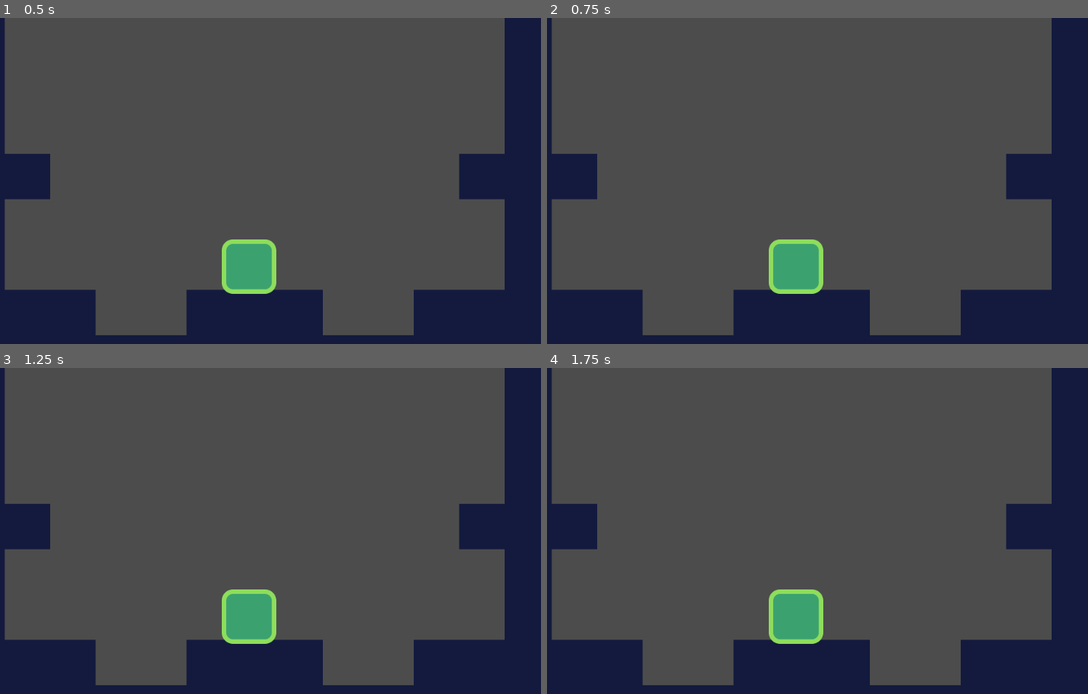
Above: before the commit, frames 1-4 (two rows, left to right).
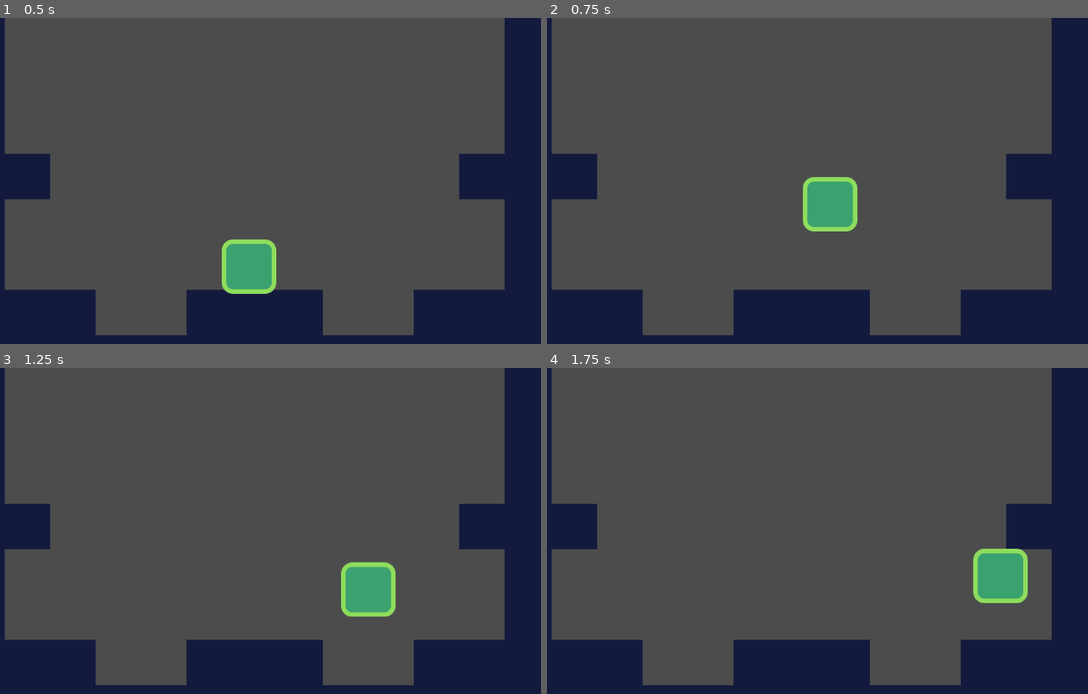
Above: after the commit, the same moments.

Repository: soloplxya/2d-rpg
Game: Godot game, scene res://src/Levels/LevelTemplate.tscn
Same seed, same stepped clock (60 frames per second), same inputs: the game is played once before the commit and once after it. This scene is started directly instead of the project's main scene.
Inputs:
- Up to frame 1 (0.5 s): no input
- Up to frame 2 (0.75 s): hold Right (move_right, bound only after the commit) from 0.53 s (still down); tap Up (jump, bound only after the commit) at 0.6 s
- Up to frame 3 (1.25 s): keep holding Right (move_right, bound only after the commit); tap Up (jump, bound only after the commit) at 0.77, 1.07 s
- Up to frame 4 (1.75 s): keep holding Right (move_right, bound only after the commit); tap Up (jump, bound only after the commit) at 1.35, 1.52 s

Frame 1 is identical in both runs. In frame 2, 3.3% of the frame differs, in the area x 40-58%, y 48-85%; in frame 3, 3.3%, in the area x 40-74%, y 59-85%; in frame 4, 3.3%.

Commit message:
add basic movements for input mappings

Diff:
--- a/project.godot
+++ b/project.godot
@@ -24,6 +24,27 @@
 run/main_scene="res://src/Actors/Player.tscn"
 config/icon="res://icon.png"
 
+[input]
+
+move_left={
+"deadzone": 0.5,
+"events": [ Object(InputEventKey,"resource_local_to_scene":false,"resource_name":"","device":0,"alt":false,"shift":false,"control":false,"meta":false,"command":false,"pressed":false,"scancode":16777231,"physical_scancode":0,"unicode":0,"echo":false,"script":null)
+, Object(InputEventKey,"resource_local_to_scene":false,"resource_name":"","device":0,"alt":false,"shift":false,"control":false,"meta":false,"command":false,"pressed":false,"scancode":65,"physical_scancode":0,"unicode":0,"echo":false,"script":null)
+ ]
+}
+move_right={
+"deadzone": 0.5,
+"events": [ Object(InputEventKey,"resource_local_to_scene":false,"resource_name":"","device":0,"alt":false,"shift":false,"control":false,"meta":false,"command":false,"pressed":false,"scancode":16777233,"physical_scancode":0,"unicode":0,"echo":false,"script":null)
+, Object(InputEventKey,"resource_local_to_scene":false,"resource_name":"","device":0,"alt":false,"shift":false,"control":false,"meta":false,"command":false,"pressed":false,"scancode":68,"physical_scancode":0,"unicode":0,"echo":false,"script":null)
+ ]
+}
+jump={
+"deadzone": 0.5,
+"events": [ Object(InputEventKey,"resource_local_to_scene":false,"resource_name":"","device":0,"alt":false,"shift":false,"control":false,"meta":false,"command":false,"pressed":false,"scancode":16777232,"physical_scancode":0,"unicode":0,"echo":false,"script":null)
+, Object(InputEventKey,"resource_local_to_scene":false,"resource_name":"","device":0,"alt":false,"shift":false,"control":false,"meta":false,"command":false,"pressed":false,"scancode":87,"physical_scancode":0,"unicode":0,"echo":false,"script":null)
+ ]
+}
+
 [layer_names]
 
 2d_physics/layer_1="player"
--- a/src/Actors/Actor.gd
+++ b/src/Actors/Actor.gd
@@ -5,7 +5,3 @@
 export var gravity: = 3000.0
 
 var velocity: = Vector2.ZERO
-
-func _physics_process(delta: float) -> void:
-	velocity.y += gravity * delta
-	velocity = move_and_slide(velocity)
--- a/src/Actors/Player.gd
+++ b/src/Actors/Player.gd
@@ -1 +1,25 @@
 extends Actor
+
+func _physics_process(delta: float) -> void:
+	var direction: = get_direction()
+	velocity = calculate_move_velocity(velocity, speed, direction)
+	velocity = move_and_slide(velocity, Vector2.UP)
+
+
+func get_direction() -> Vector2:
+	return Vector2(
+		# returns a floating point value -> fully pressed 1, not pressed 0
+		Input.get_action_strength("move_right") - Input.get_action_strength("move_left"),
+		-1.0 if Input.is_action_just_pressed("jump")  and is_on_floor() else 1.0
+	)
+
+func calculate_move_velocity(
+	linear_velocity: Vector2,
+	speed: Vector2,
+	direction: Vector2) -> Vector2:
+	var new_velocity: = linear_velocity
+	new_velocity.x = speed.x * direction.x
+	new_velocity.y += gravity * get_physics_process_delta_time()
+	if direction.y == -1.0:
+		new_velocity.y = speed.y * direction.y
+	return new_velocity
